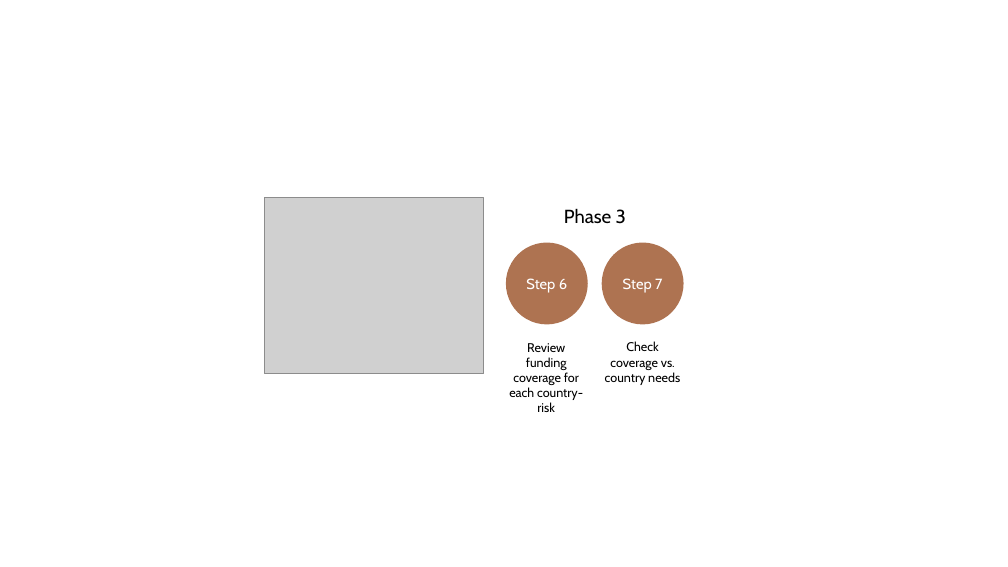
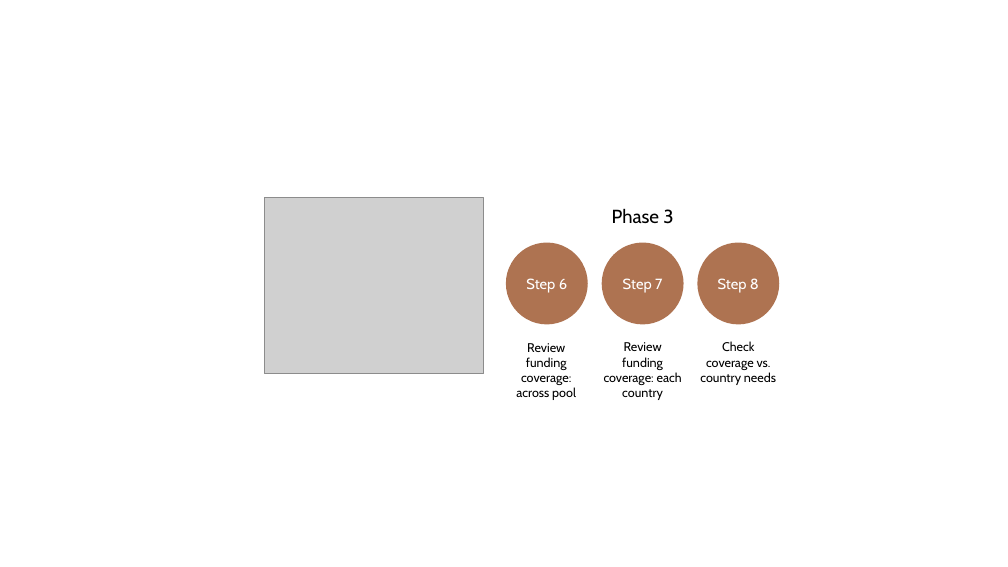
Before and after one commit to IDF-RMSG/DisasterRiskPooling, a slide deck: slide 3 of docs/src/src_img/guidanceimg/redesign_guidanceImage.pptx. Drawn at 1008x567 pixels with LibreOffice and Linux fonts; fonts in the diff are those of the drawing; grey boxes stand for pictures. Boxes give left, top, right and bottom in pixels: in the first picture for what was removed or moved away, otherwise in the second. Text is boxed around its words. In the diff, an @@ line names an element or a change of style, - is before the commit and + after.

Commit message:
Update Phase 2 documentation and replace guidance images

```diff
--- a/docs/src/src_img/guidanceimg/redesign_guidanceImage.pptx
+++ b/docs/src/src_img/guidanceimg/redesign_guidanceImage.pptx
@@ text "Phase 3": place and size @@
-text "Phase 3" at [564,208,626,224]
+text "Phase 3" at [612,208,673,224]
@@ ellipse added at [699,243,779,324], fill #AE7351, outline #AE7351 1.5 pt, 14 pt, text #FFFFFF @@
+Step 8
@@ text at [516,343,576,400]: text changed @@
-Review funding coverage for each country-risk
+Review funding coverage: across pool
@@ text added at [604,342,682,400], 12 pt, text #000000 @@
+Review funding coverage: each country
@@ text "Check coverage vs. country needs": place and size @@
-text "Check coverage vs. country needs" at [605,341,680,385]
+text "Check coverage vs. country needs" at [700,341,776,385]
```
Also in this commit, not shown: 2 other slides changed, 5 other files.
